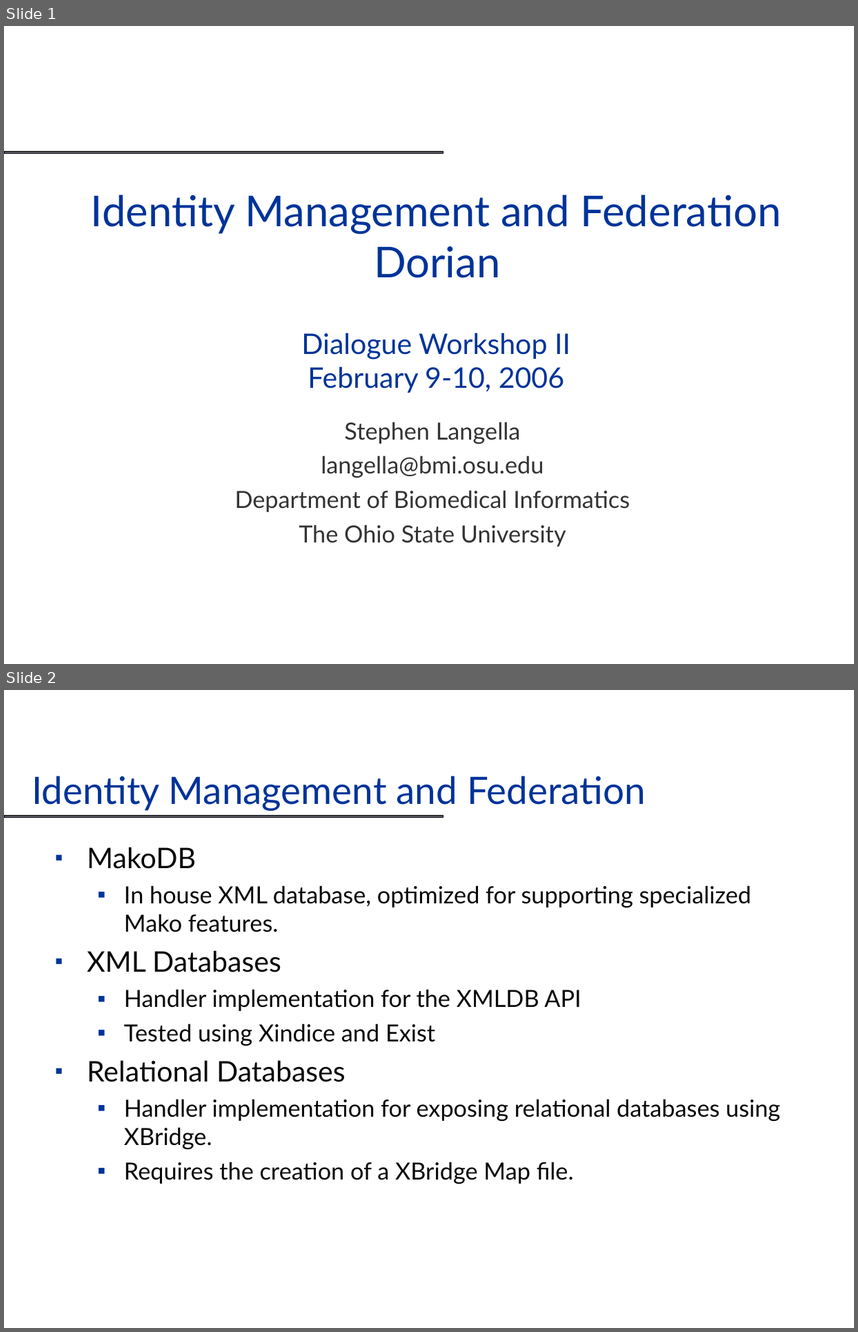
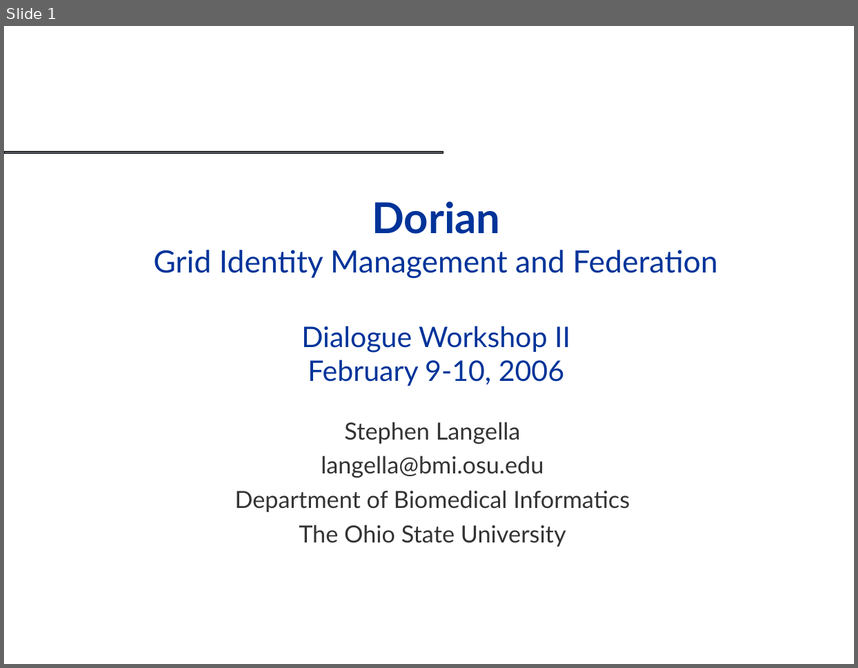
Before and after one commit to NCIP/cagrid-docs, a slide deck: presentations/dorian/Dorian_DIALOGUE2.ppt. Shown one above the other, each under a label of ours: slides 1 and 2 before the commit, slide 1 after it. The pictures are 858x1332 and 858x668 pixels, drawn with LibreOffice and Linux fonts; fonts in the diff are those of the drawing; background and template pictures are left out. Boxes give left, top, right and bottom in pixels: in the first picture for what was removed or moved away, otherwise in the second. Text is boxed around its words. In the diff, an @@ line names an element or a change of style, - is before the commit and + after.

```diff
--- a/presentations/dorian/Dorian_DIALOGUE2.ppt
+++ b/presentations/dorian/Dorian_DIALOGUE2.ppt
@@ slide 2 removed at [4, 690, 854, 1328], background #FFFFFF; not listed: 1 template element that a slide beside it also shows @@
@@ title removed at [32, 776, 646, 811] @@
-Identity Management and Federation
@@ text removed at [87, 847, 780, 1184] @@
-▪ MakoDB
-  ▪ In house XML database, optimized for supporting specialized Mako features.
-▪ XML Databases
-  ▪ Handler implementation for the XMLDB API
-  ▪ Tested using Xindice and Exist
-▪ Relational Databases
-  ▪ Handler implementation for exposing relational databases using XBridge.
-  ▪ Requires the creation of a XBridge Map file.
@@ slide 1 changed as well @@
@@ title at [154, 201, 717, 385]: text changed; size 36 to 26 pt @@
-Identity Management and Federation
-Dorian
-Dialogue Workshop II
-February 9-10, 2006
+Dorian
+Grid Identity Management and Federation
+Dialogue Workshop II
+February 9-10, 2006
```
Also in this commit, not shown: 8 slides added, 2 other files.
